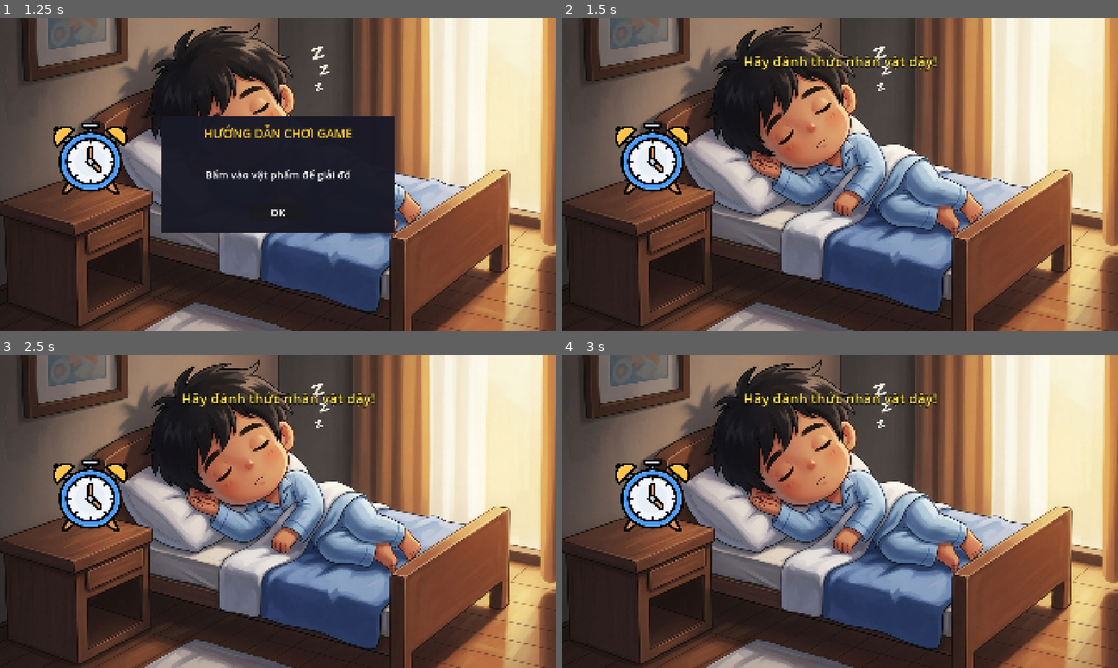
Above: before the commit, frames 1-4 (two rows, left to right).
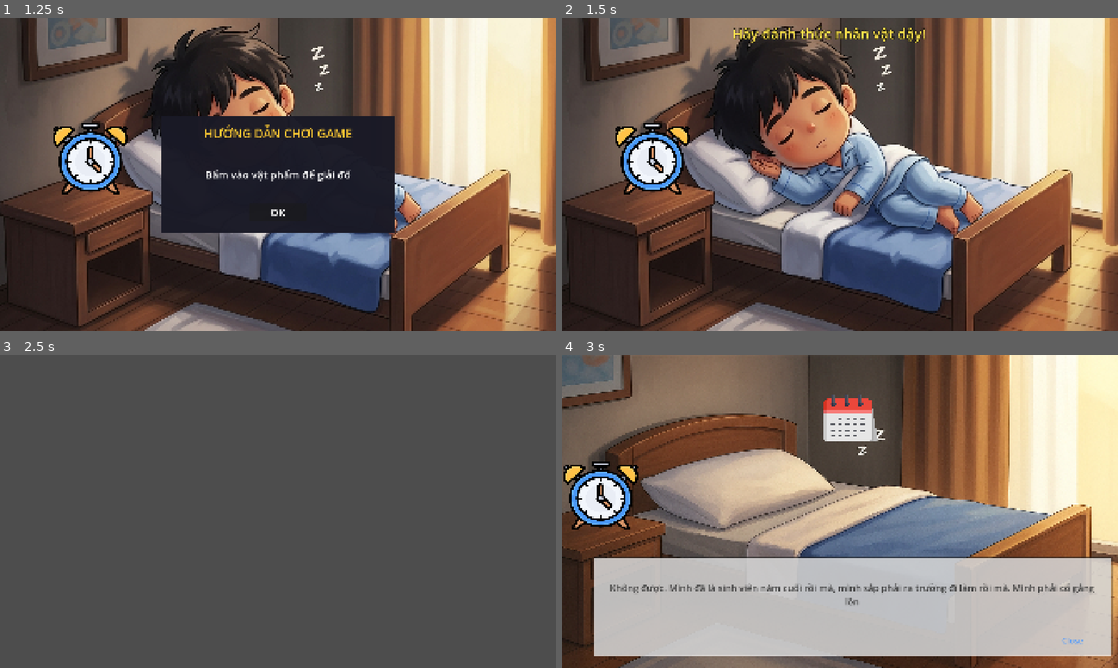
Above: after the commit, the same moments.

Repository: YukiiMin/NhungDuaTreBiMacKetTrongSuSangTao
Game: Godot game, scene res://scene1/Scene_1.tscn
The game is run twice, just before and just after one commit, with the same random seed, the same clock (stepped at 60 frames per second) and the same inputs.
Inputs (mouse positions are in pixels of both pictures, inside the frame that each line leads up to):
- Up to frame 1 (1.25 s): click "BẮT ĐẦU GAME" at 0.5 s
- Up to frame 2 (1.5 s): click "OK" at 1.25 s
- Up to frame 3 (2.5 s): tap Enter at 2 s; move the mouse to (88, 495) at 2.02 s; click (88, 495) at 2.17 s
- Up to frame 4 (3 s): click (1073, 639) at 2.75 s, where only the run after the commit has a clickable "Continue"

Frame 1 is identical in both runs. In frame 2, 1.3% of the frame differs, in the area x 30-68%, y 2-18%; in frame 3, 89%, in the area x 0-100%, y 0-100%; in frame 4, 79%.

Commit message:
Add Scene 2: dialogue system, calendar popup, character, notifications, transition to Scene 3

Diff:
--- a/scene1/Scene_1.tscn
+++ b/scene1/Scene_1.tscn
@@ -120,10 +120,10 @@
 
 [node name="NotificationLabel" type="Label" parent="UI"]
 visible = false
-offset_left = 460.0
-offset_top = 100.0
-offset_right = 1460.0
-offset_bottom = 200.0
+offset_left = 422.0
+offset_top = 4.0
+offset_right = 1422.0
+offset_bottom = 104.0
 theme_override_colors/font_color = Color(1, 0.9, 0.3, 1)
 theme_override_colors/font_outline_color = Color(0, 0, 0, 1)
 theme_override_constants/outline_size = 8
--- a/scene1/script/clock.gd
+++ b/scene1/script/clock.gd
@@ -22,6 +22,10 @@
 			stop_alarm()
 			print("Đã tắt âm thanh đồng hồ!")
 
+			# Chuyển sang scene 2
+			await get_tree().create_timer(0.3).timeout  # Delay ngắn để mượt hơn
+			get_tree().change_scene_to_file("res://scene2/Scene_2.tscn")
+
 func _on_mouse_entered():
 	# Thay đổi con trỏ chuột khi di vào vùng đồng hồ
 	Input.set_default_cursor_shape(Input.CURSOR_POINTING_HAND)
--- a/scene2/Scene_2.tscn
+++ b/scene2/Scene_2.tscn
@@ -1,10 +1,212 @@
-[gd_scene load_steps=2 format=3 uid="uid://blccjlcocsvqf"]
+[gd_scene load_steps=10 format=3 uid="uid://blccjlcocsvqf"]
 
 [ext_resource type="Texture2D" uid="uid://c57kf6b7y6g63" path="res://scene2/image/Nosleep.png" id="1_n8voy"]
+[ext_resource type="Texture2D" uid="uid://c1cdk4da1eply" path="res://scene2/image/clock.png" id="3_d088c"]
+[ext_resource type="Texture2D" uid="uid://ccqerabp8pcmw" path="res://scene2/image/calendar1-removebg-preview.png" id="4_34l48"]
+[ext_resource type="Texture2D" uid="uid://dtkg0umuh4nfj" path="res://scene2/image/calendar.png" id="4_d088c"]
+[ext_resource type="Script" uid="uid://ds6f7gjc2tsj6" path="res://scene2/script/text_panel.gd" id="4_text_panel"]
+[ext_resource type="Texture2D" uid="uid://csgmxmdfobho6" path="res://scene2/image/image-removebg-preview.png" id="5_mjovc"]
+[ext_resource type="Script" uid="uid://dc6vaeb4gwwkj" path="res://scene2/script/calendar.gd" id="6_calendar_script"]
+[ext_resource type="Script" uid="uid://bkrmgbeppd8ig" path="res://scene2/script/prepare_button.gd" id="8_prepare_button"]
+
+[sub_resource type="RectangleShape2D" id="RectangleShape2D_calendar"]
+size = Vector2(205, 187)
 
 [node name="Scene2" type="Node2D"]
 
-[node name="Sprite2D" type="Sprite2D" parent="."]
-position = Vector2(959, 542)
-scale = Vector2(1.2434896, 1.046875)
+[node name="Background" type="Sprite2D" parent="."]
+position = Vector2(996.99994, 549.00006)
+scale = Vector2(1.3216145, 1.0683594)
 texture = ExtResource("1_n8voy")
+
+[node name="Clock" type="Sprite2D" parent="."]
+position = Vector2(134, 484)
+scale = Vector2(0.5078125, 0.4609375)
+texture = ExtResource("3_d088c")
+
+[node name="UI" type="CanvasLayer" parent="."]
+
+[node name="TextPanel" type="Panel" parent="UI"]
+offset_left = 116.0
+offset_top = 696.0
+offset_right = 1900.0
+offset_bottom = 1036.0
+script = ExtResource("4_text_panel")
+
+[node name="BlurBackground" type="ColorRect" parent="UI/TextPanel"]
+layout_mode = 1
+anchors_preset = 15
+anchor_right = 1.0
+anchor_bottom = 1.0
+offset_left = -4.0
+offset_top = 6.0
+offset_right = -4.0
+offset_bottom = 6.0
+grow_horizontal = 2
+grow_vertical = 2
+color = Color(1, 1, 1, 0.75)
+
+[node name="TextLabel" type="Label" parent="UI/TextPanel"]
+layout_mode = 1
+anchors_preset = 15
+anchor_right = 1.0
+anchor_bottom = 1.0
+offset_left = 34.0
+offset_top = 2.0
+offset_right = -46.0
+offset_bottom = -78.0
+grow_horizontal = 2
+grow_vertical = 2
+theme_override_colors/font_color = Color(0.2, 0.2, 0.2, 1)
+theme_override_font_sizes/font_size = 32
+text = "Trời ơi… hôm nay là ngày mới rồi sao…Ánh sáng chiếu vào mắt chói quá… ước gì được ngủ thêm năm phút nữa."
+horizontal_alignment = 1
+vertical_alignment = 1
+autowrap_mode = 3
+
+[node name="ContinueButton" type="Button" parent="UI/TextPanel"]
+layout_mode = 1
+anchors_preset = 7
+anchor_left = 0.5
+anchor_top = 1.0
+anchor_right = 0.5
+anchor_bottom = 1.0
+offset_left = 654.0
+offset_top = -75.0
+offset_right = 854.0
+offset_bottom = -25.0
+grow_horizontal = 2
+grow_vertical = 0
+theme_override_colors/font_color = Color(1, 1, 1, 1)
+theme_override_colors/font_pressed_color = Color(0.8, 0.8, 0.8, 1)
+theme_override_colors/font_hover_color = Color(0.3, 0.6, 1, 1)
+theme_override_font_sizes/font_size = 28
+text = "Continue"
+flat = true
+
+[node name="NotificationLabel" type="Label" parent="UI"]
+visible = false
+offset_left = 513.0
+offset_top = 3.0
+offset_right = 1513.0
+offset_bottom = 103.0
+theme_override_colors/font_color = Color(1, 0.9, 0.3, 1)
+theme_override_colors/font_outline_color = Color(0, 0, 0, 1)
+theme_override_constants/outline_size = 8
+theme_override_font_sizes/font_size = 48
+text = "Giúp nhân vật tìm lịch trình ngày hôm nay"
+horizontal_alignment = 1
+vertical_alignment = 1
+
+[node name="CalendarPopup" type="Control" parent="UI"]
+visible = false
+layout_mode = 3
+anchors_preset = 15
+anchor_right = 1.0
+anchor_bottom = 1.0
+grow_horizontal = 2
+grow_vertical = 2
+
+[node name="CalendarImage" type="Sprite2D" parent="UI/CalendarPopup"]
+position = Vector2(952.5, 487.00003)
+scale = Vector2(2.4623337, 2.3360434)
+texture = ExtResource("4_34l48")
+
+[node name="CloseButton" type="Button" parent="UI/CalendarPopup"]
+layout_mode = 0
+offset_left = 1750.0
+offset_top = 50.0
+offset_right = 1850.0
+offset_bottom = 120.0
+theme_override_colors/font_color = Color(1, 0.3, 0.3, 1)
+theme_override_colors/font_hover_color = Color(1, 0, 0, 1)
+theme_override_font_sizes/font_size = 48
+text = "✕"
+flat = true
+
+[node name="InstructionLabel" type="Label" parent="UI/CalendarPopup"]
+layout_mode = 0
+offset_left = 854.0
+offset_top = 543.0
+offset_right = 940.0
+offset_bottom = 580.0
+theme_override_colors/font_color = Color(1, 0.9, 0.3, 1)
+theme_override_colors/font_outline_color = Color(0, 0, 0, 1)
+theme_override_constants/outline_size = 8
+theme_override_font_sizes/font_size = 16
+text = "Họp nhóm "
+horizontal_alignment = 1
+vertical_alignment = 1
+
+[node name="ArrowIcon" type="Sprite2D" parent="UI/CalendarPopup"]
+position = Vector2(756, 579)
+scale = Vector2(1.0979999, 0.33950004)
+texture = ExtResource("5_mjovc")
+
+[node name="AfterCalendarPanel" type="Panel" parent="UI"]
+visible = false
+offset_left = 116.0
+offset_top = 696.0
+offset_right = 1900.0
+offset_bottom = 1036.0
+
+[node name="BlurBackground" type="ColorRect" parent="UI/AfterCalendarPanel"]
+layout_mode = 1
+anchors_preset = 15
+anchor_right = 1.0
+anchor_bottom = 1.0
+grow_horizontal = 2
+grow_vertical = 2
+color = Color(1, 1, 1, 0.75)
+
+[node name="TextLabel" type="Label" parent="UI/AfterCalendarPanel"]
+layout_mode = 1
+anchors_preset = 15
+anchor_right = 1.0
+anchor_bottom = 1.0
+offset_left = 40.0
+offset_top = 40.0
+offset_right = -40.0
+offset_bottom = -40.0
+grow_horizontal = 2
+grow_vertical = 2
+theme_override_colors/font_color = Color(0.2, 0.2, 0.2, 1)
+theme_override_font_sizes/font_size = 32
+text = "Thì ra hôm nay mình có buổi họp nhóm ở thư viện làm đồ án. Mình phải nhanh chuẩn bị thôi"
+horizontal_alignment = 1
+vertical_alignment = 1
+autowrap_mode = 3
+
+[node name="PrepareButton" type="Button" parent="UI/AfterCalendarPanel"]
+layout_mode = 1
+anchors_preset = 8
+anchor_left = 0.5
+anchor_top = 0.5
+anchor_right = 0.5
+anchor_bottom = 0.5
+offset_left = -150.0
+offset_top = 80.0
+offset_right = 150.0
+offset_bottom = 140.0
+grow_horizontal = 2
+grow_vertical = 2
+theme_override_colors/font_color = Color(0.2, 0.6, 1, 1)
+theme_override_colors/font_pressed_color = Color(0.05, 0.3, 0.6, 1)
+theme_override_colors/font_hover_color = Color(0.1, 0.4, 0.8, 1)
+theme_override_font_sizes/font_size = 32
+text = "Chuẩn bị đi họp lớp"
+flat = true
+script = ExtResource("8_prepare_button")
+
+[node name="Calendar" type="Area2D" parent="."]
+position = Vector2(1001, 114)
+script = ExtResource("6_calendar_script")
+
+[node name="Sprite" type="Sprite2D" parent="Calendar"]
+position = Vector2(-4, 105)
+scale = Vector2(0.36132813, 0.328125)
+texture = ExtResource("4_d088c")
+
+[node name="CollisionShape2D" type="CollisionShape2D" parent="Calendar"]
+position = Vector2(-9, 109)
+shape = SubResource("RectangleShape2D_calendar")
--- /dev/null
+++ b/scene2/script/calendar.gd
@@ -0,0 +1,54 @@
+extends Area2D
+
+func _ready():
+	# Kết nối signal khi click vào calendar
+	input_event.connect(_on_input_event)
+
+	# Kết nối signal khi chuột vào/ra vùng calendar
+	mouse_entered.connect(_on_mouse_entered)
+	mouse_exited.connect(_on_mouse_exited)
+
+func _on_input_event(_viewport, event, _shape_idx):
+	# Khi người chơi click vào calendar
+	if event is InputEventMouseButton and event.pressed and event.button_index == MOUSE_BUTTON_LEFT:
+		show_calendar_popup()
+
+func _on_mouse_entered():
+	# Thay đổi con trỏ chuột khi di vào vùng calendar
+	Input.set_default_cursor_shape(Input.CURSOR_POINTING_HAND)
+
+func _on_mouse_exited():
+	# Trở về con trỏ mặc định khi di ra
+	Input.set_default_cursor_shape(Input.CURSOR_ARROW)
+
+func show_calendar_popup():
+	# Hiển thị popup calendar
+	var popup = get_node("../UI/CalendarPopup")
+	if popup:
+		popup.visible = true
+
+		# Kết nối nút đóng
+		var close_button = popup.get_node("CloseButton")
+		if close_button and not close_button.pressed.is_connected(_on_close_popup):
+			close_button.pressed.connect(_on_close_popup)
+
+		print("Hiển thị calendar!")
+
+func _on_close_popup():
+	# Đóng popup calendar
+	var popup = get_node("../UI/CalendarPopup")
+	if popup:
+		popup.visible = false
+
+	# Hiển thị panel sau khi đóng calendar
+	var after_panel = get_node("../UI/AfterCalendarPanel")
+	if after_panel:
+		after_panel.visible = true
+		# Tạo hiệu ứng fade in
+		after_panel.modulate.a = 0
+		var tween = create_tween()
+		tween.set_ease(Tween.EASE_OUT)
+		tween.set_trans(Tween.TRANS_CUBIC)
+		tween.tween_property(after_panel, "modulate:a", 1.0, 0.8)
+
+	print("Đóng calendar - Hiển thị text tiếp theo!")
--- /dev/null
+++ b/scene2/script/prepare_button.gd
@@ -0,0 +1,14 @@
+extends Button
+
+func _ready():
+	# Kết nối signal khi button được nhấn
+	pressed.connect(_on_pressed)
+
+func _on_pressed():
+	print("Chuẩn bị đi họp - Chuyển sang Scene 3!")
+
+	# Delay ngắn cho mượt
+	await get_tree().create_timer(0.3).timeout
+
+	# Chuyển sang Scene 3
+	get_tree().change_scene_to_file("res://scene3/Scene_3.tscn")
--- /dev/null
+++ b/scene2/script/text_panel.gd
@@ -0,0 +1,54 @@
+extends Panel
+
+var dialogues = [
+	"Trời ơi… hôm nay là ngày mới rồi sao…Ánh sáng chiếu vào mắt chói quá… ước gì được ngủ thêm năm phút nữa.",
+	"Không được. Mình đã là sinh viên năm cuối rồi mà, mình sắp phải ra trường đi làm rồi mà. Mình phải cố gắng lên"
+]
+
+var current_dialogue_index = 0
+var text_label: Label
+var continue_button: Button
+
+func _ready():
+	# Lấy references
+	text_label = $TextLabel
+	continue_button = $ContinueButton
+
+	# Kết nối signal button
+	continue_button.pressed.connect(_on_continue_pressed)
+
+	# Hiển thị hội thoại đầu tiên
+	text_label.text = dialogues[0]
+
+	# Bắt đầu với alpha = 0 (trong suốt hoàn toàn)
+	modulate.a = 0
+
+	# Tạo hiệu ứng fade in
+	var tween = create_tween()
+	tween.set_ease(Tween.EASE_OUT)
+	tween.set_trans(Tween.TRANS_CUBIC)
+	tween.tween_property(self, "modulate:a", 1.0, 0.8)
+
+func _on_continue_pressed():
+	current_dialogue_index += 1
+
+	if current_dialogue_index < dialogues.size():
+		# Hiển thị hội thoại tiếp theo
+		text_label.text = dialogues[current_dialogue_index]
+
+		# Nếu là hội thoại cuối, đổi text button
+		if current_dialogue_index == dialogues.size() - 1:
+			continue_button.text = "Close"
+	else:
+		# Đã hết hội thoại, ẩn panel
+		var tween = create_tween()
+		tween.set_ease(Tween.EASE_IN)
+		tween.set_trans(Tween.TRANS_CUBIC)
+		tween.tween_property(self, "modulate:a", 0.0, 0.5)
+		tween.tween_callback(func():
+			visible = false
+			# Hiển thị notification
+			var notification = get_node("../NotificationLabel")
+			if notification:
+				notification.visible = true
+		)
--- /dev/null
+++ b/scene3/Scene_3.tscn
@@ -0,0 +1,3 @@
+[gd_scene format=3 uid="uid://cr5m6tcv42md2"]
+
+[node name="Scene3" type="Node2D"]
Binary file added: scene2/image/calendar.png
Not shown, added: scene2/image/calendar.png.import
Binary file added: scene2/image/calendar1-removebg-preview.png
Not shown, added: scene2/image/calendar1-removebg-preview.png.import
Binary file added: scene2/image/clock.png
Not shown, added: scene2/image/clock.png.import
Binary file added: scene2/image/image-removebg-preview.png
Not shown, added: scene2/image/image-removebg-preview.png.import
Binary file added: scene2/image/man.png
Not shown, added: scene2/image/man.png.import
Not shown, added: scene2/script/calendar.gd.uid
Not shown, added: scene2/script/prepare_button.gd.uid
(and 3 more such lines)
